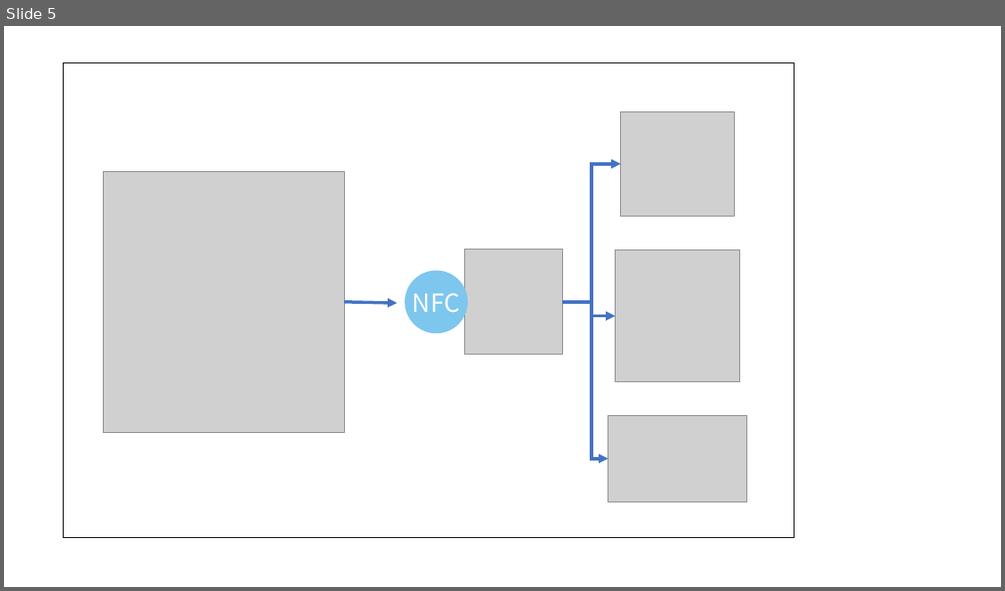
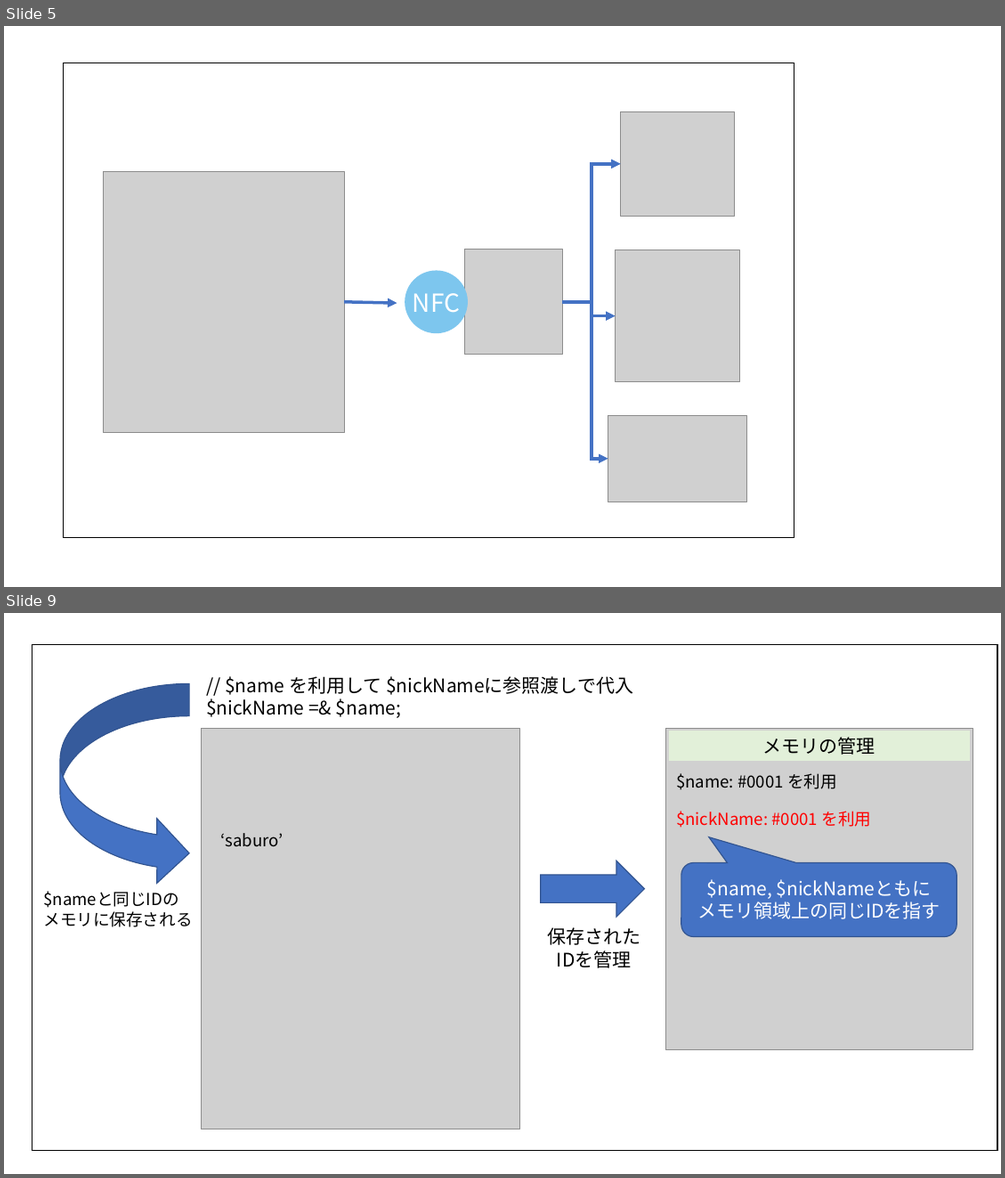
Before and after one commit to tarotyjp/oop-sample-php, a slide deck: src/images/images.pptx. Shown one above the other, each under a label of ours: slide 5 before the commit, slides 5 and 9 after it; the slides between them are not shown. The pictures are 1005x591 and 1005x1178 pixels, drawn with LibreOffice and Linux fonts; fonts in the diff are those of the drawing; grey boxes stand for pictures. Boxes give left, top, right and bottom in pixels: in the first picture for what was removed or moved away, otherwise in the second. Text is boxed around its words. In the diff, an @@ line names an element or a change of style, - is before the commit and + after.

Commit message:
値渡しと参照渡しについての章を追加

```diff
--- a/src/images/images.pptx
+++ b/src/images/images.pptx
@@ slide 9 added at [4, 613, 1001, 1174], background #FFFFFF @@
@@ rectangle added at [32, 644, 998, 1150], fill #FFFFFF, outline #000000 1 pt @@
@@ curved down arrow added at [60, 683, 189, 885], fill #4472C4, outline #325491 1 pt @@
@@ text added at [206, 676, 633, 718], 18 pt, text #000000 @@
+// $name を利用して $nickNameに参照渡しで代入
+$nickName =& $name;
@@ picture added at [201, 728, 519, 1129] @@
@@ picture added at [666, 728, 973, 1050] @@
@@ rectangle added at [669, 730, 970, 761], fill #E2F0D9, 18 pt, text #000000 @@
+メモリの管理
@@ text added at [676, 773, 837, 790], 16 pt, text #000000 @@
+$name: #0001 を利用
@@ text added at [676, 811, 871, 827], 16 pt, text #FF0000 @@
+$nickName: #0001 を利用
@@ text added at [221, 833, 283, 847], 16 pt, text #000000 @@
+‘saburo’
@@ right arrow added at [541, 860, 645, 916], fill #4472C4, outline #325491 1 pt @@
@@ rounded speech box added at [681, 863, 956, 937], fill #4472C4, outline #325491 1 pt, 18 pt, text #FFFFFF @@
+$name, $nickNameともに
+メモリ領域上の同じIDを指す
@@ text added at [43, 891, 192, 927], 16 pt, text #000000 @@
+$nameと同じIDの
+メモリに保存される
@@ text added at [547, 927, 640, 968], 18 pt, text #000000 @@
+保存された
+IDを管理
```
Also in this commit, not shown: 3 other slides added, 1 slide removed, 14 other files.
